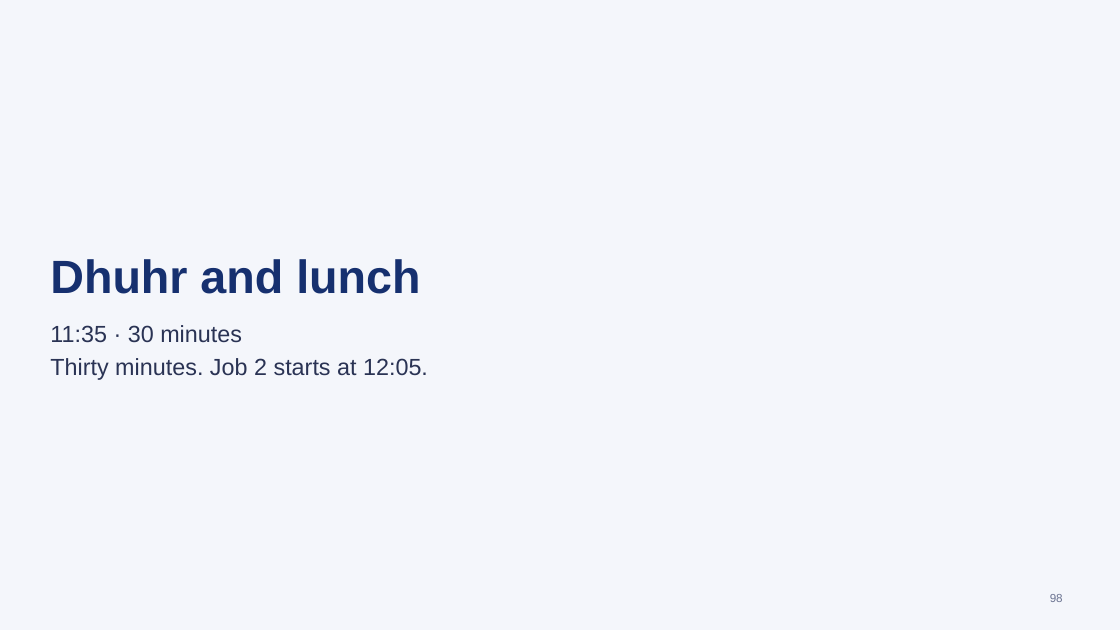
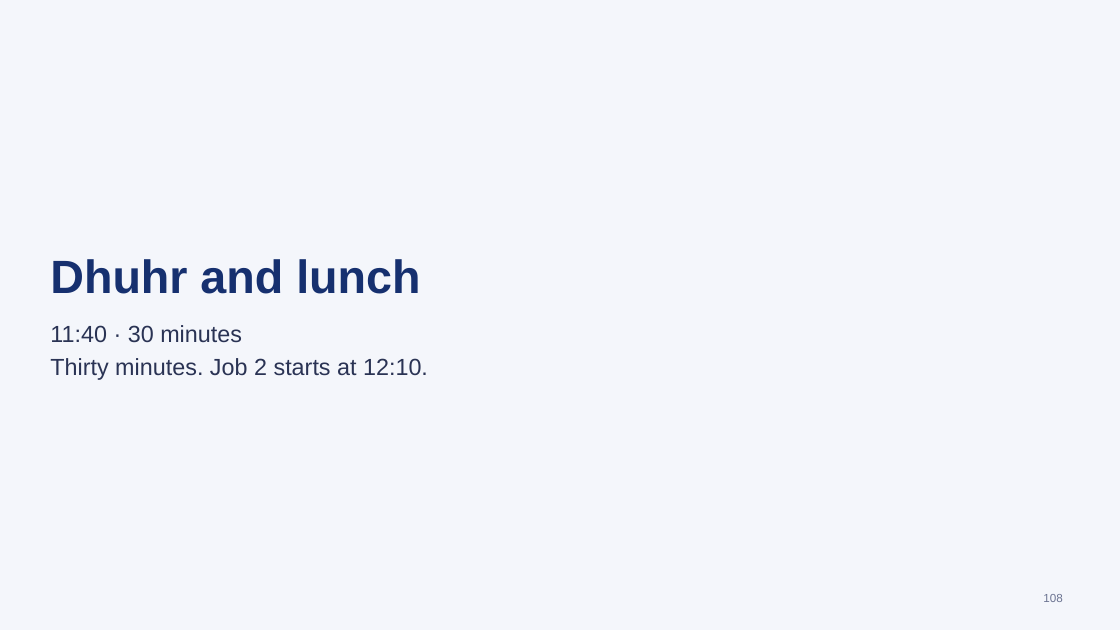
Before and after one commit to Iced377/bibf-arla, a slide deck: slide 108 of outputs/BIBF-Arla-Facilitator.pptx (slide 98 before the commit). Drawn at 1120x630 pixels with LibreOffice and Linux fonts; fonts in the diff are those of the drawing. Boxes give left, top, right and bottom in pixels: in the first picture for what was removed or moved away, otherwise in the second. Text is boxed around its words. In the diff, an @@ line names an element or a change of style, - is before the commit and + after.

```diff
--- a/outputs/BIBF-Arla-Facilitator.pptx
+++ b/outputs/BIBF-Arla-Facilitator.pptx
@@ text at [50, 325, 428, 380]: text changed @@
-11:35 · 30 minutes
-Thirty minutes. Job 2 starts at 12:05.
+11:40 · 30 minutes
+Thirty minutes. Job 2 starts at 12:10.
@@ page number at [1043, 594, 1062, 602]: text changed @@
-98
+108
```
Also in this commit, not shown: 15 other slides changed, 10 slides added, 15 other files.
